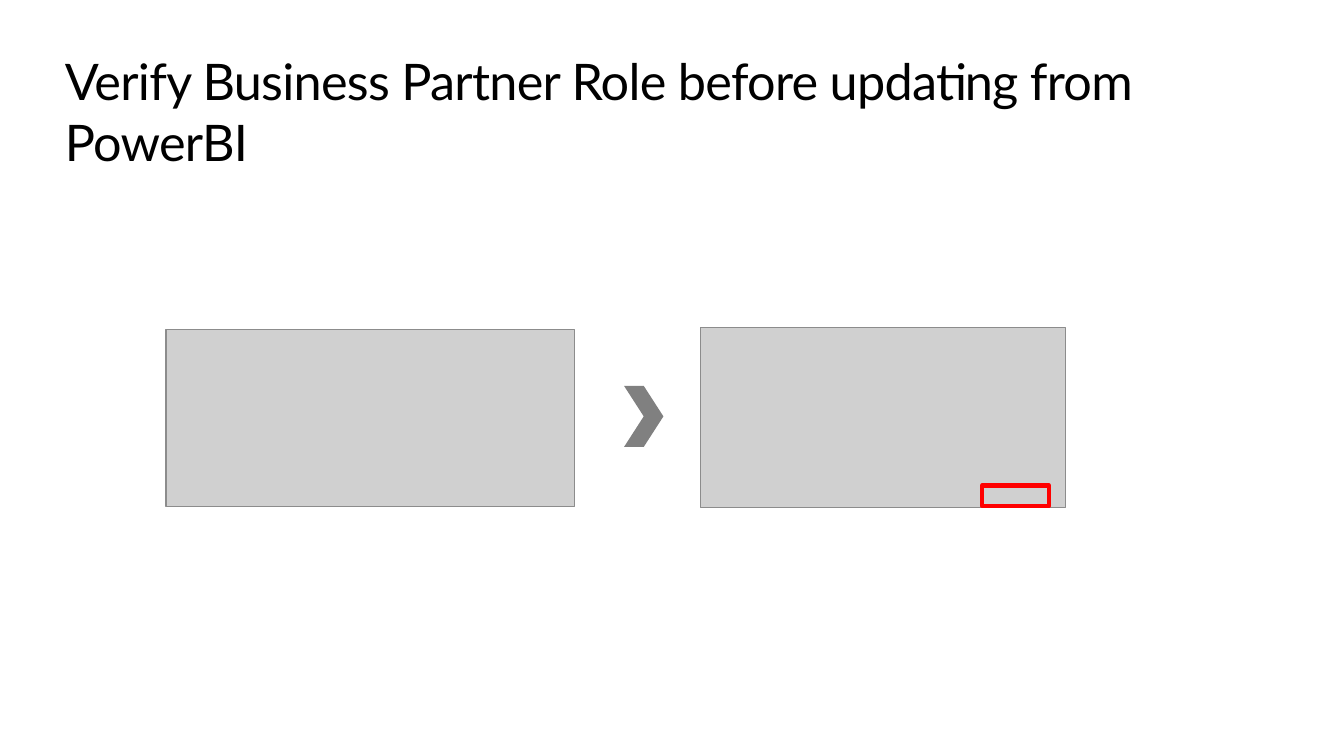
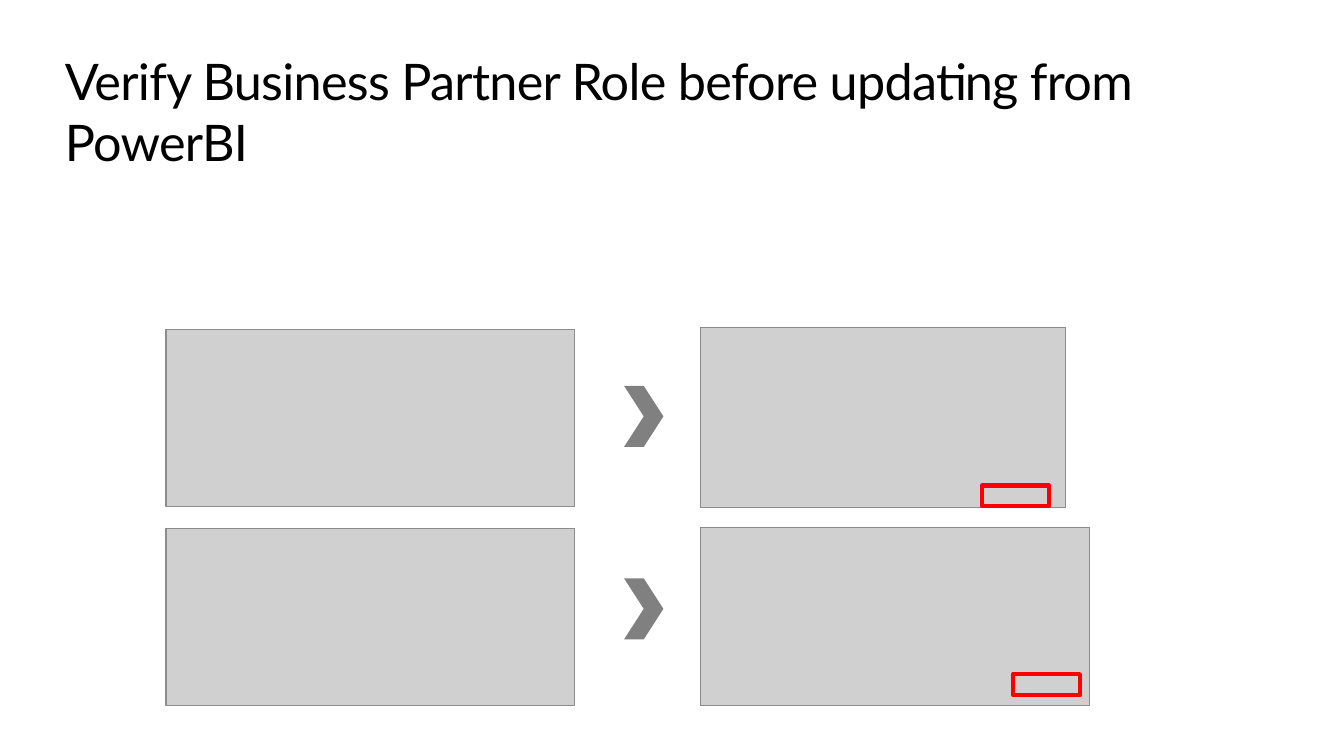
Before and after one commit to thzandvl/microhack-sap-data, a slide deck: slide 10 of SAP-Data-MicroHack.pptx (slide 9 before the commit). Drawn at 1344x756 pixels with LibreOffice and Linux fonts; fonts in the diff are those of the drawing; grey boxes stand for pictures; background and template pictures are left out. Boxes give left, top, right and bottom in pixels: in the first picture for what was removed or moved away, otherwise in the second. Text is boxed around its words. In the diff, an @@ line names an element or a change of style, - is before the commit and + after.

```diff
--- a/SAP-Data-MicroHack.pptx
+++ b/SAP-Data-MicroHack.pptx
@@ picture added at (166, 529, 576, 706) @@
@@ picture added at (701, 527, 1090, 706) @@
@@ chevron added at (624, 579, 663, 640), fill #808080 @@
@@ rectangle added at (1013, 675, 1080, 696), outline #FF0000 3 pt @@
```
Also in this commit, not shown: 1 slide added, 1 other file.
